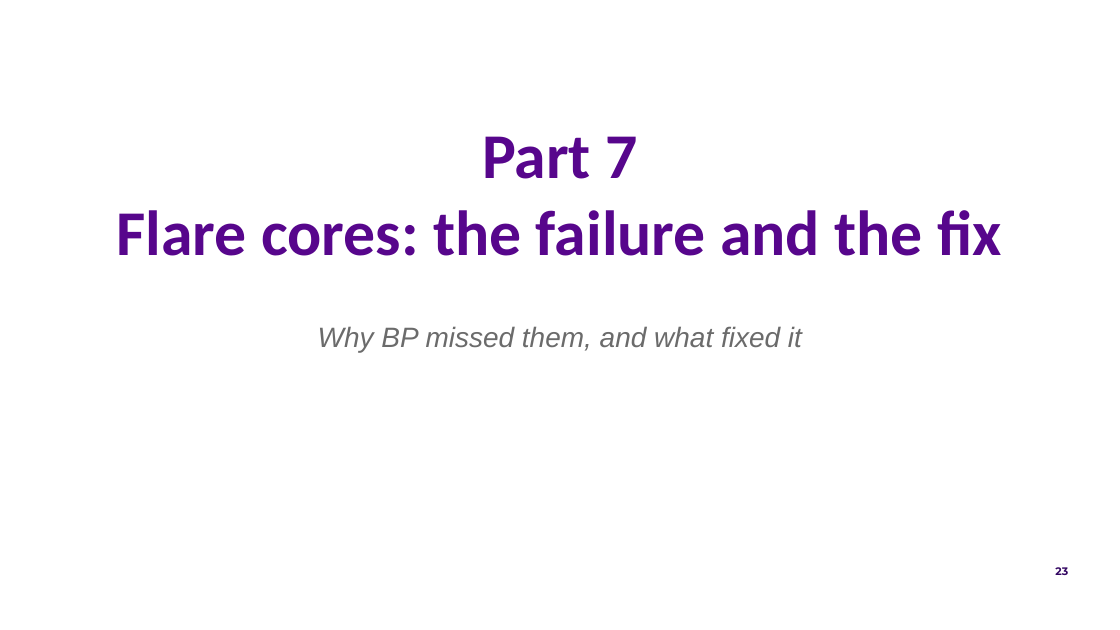
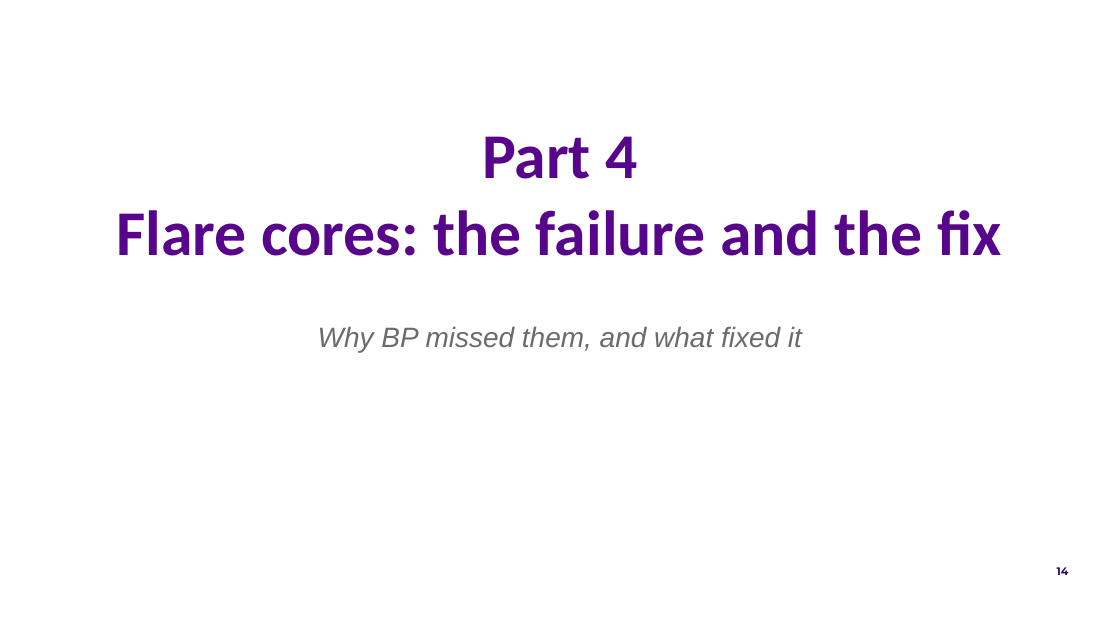
Before and after one commit to FruitPnchSamuraiG/solar-dem-inversion, a slide deck: slide 14 of slides/DEM_deck_v2.pptx (slide 23 before the commit). Drawn at 1120x630 pixels with LibreOffice and Linux fonts; fonts in the diff are those of the drawing; background and template pictures are left out. Boxes give left, top, right and bottom in pixels: in the first picture for what was removed or moved away, otherwise in the second. Text is boxed around its words. In the diff, an @@ line names an element or a change of style, - is before the commit and + after.

```diff
--- a/slides/DEM_deck_v2.pptx
+++ b/slides/DEM_deck_v2.pptx
@@ title at <box>116,136,1002,256</box>: text changed @@
-Part 7
-Flare cores: the failure and the fix
+Part 4
+Flare cores: the failure and the fix
@@ page number at <box>1057,567,1069,575</box>: text changed @@
-23
+14
```
Also in this commit, not shown: 10 other slides changed, 3 slides added, 3 slides removed, 6 other files.
